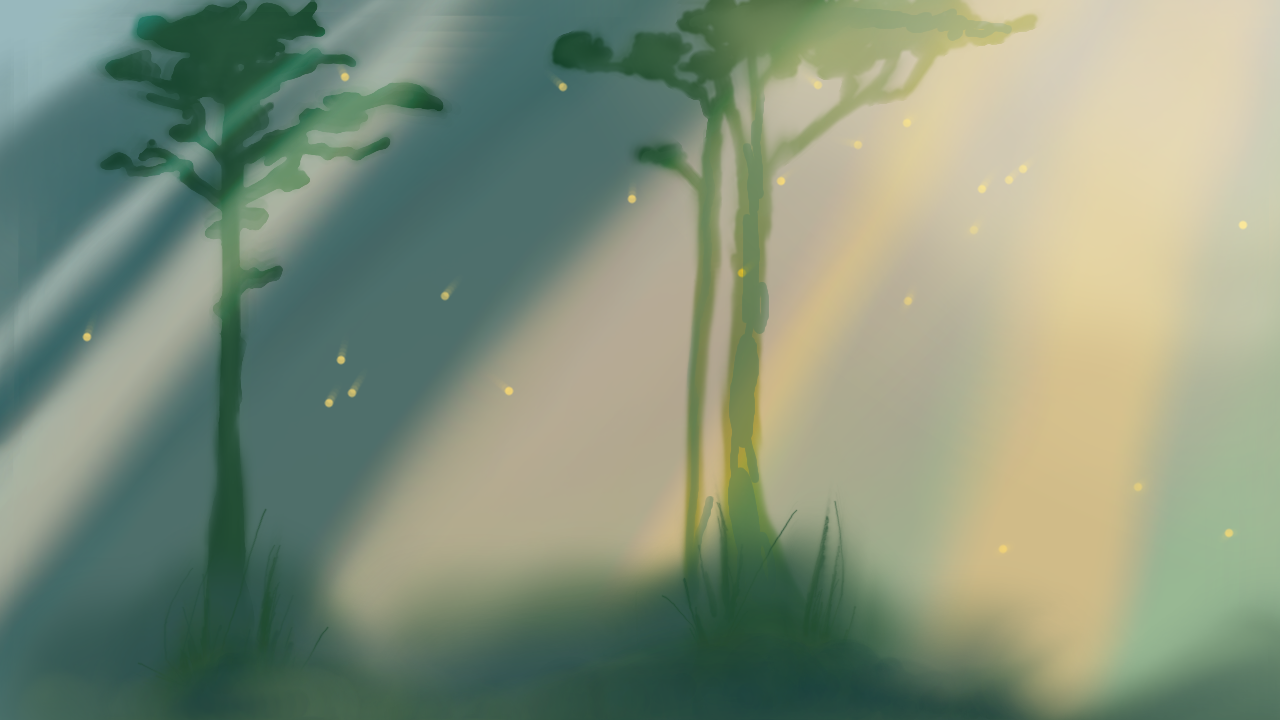
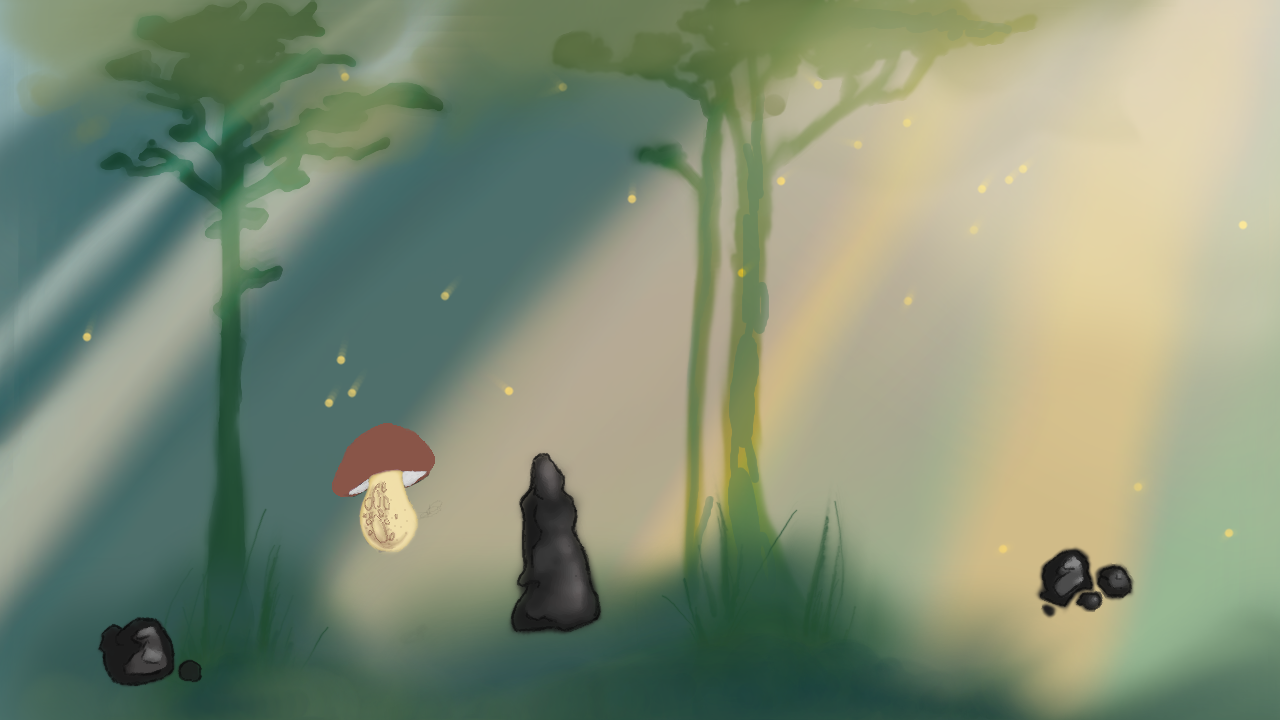
Two versions of the same layered image (1280 x 720). Layer-by-layer changes:
showed "Layer #10", opacity 100% → 63%, painted on it over [0, 0, 1181, 195]
showed "Layer #6", painted on it over [332, 423, 443, 555]
showed "Layer #5", painted on it over [96, 423, 1136, 688]
painted on "Layer #11" over [535, 66, 815, 100]
